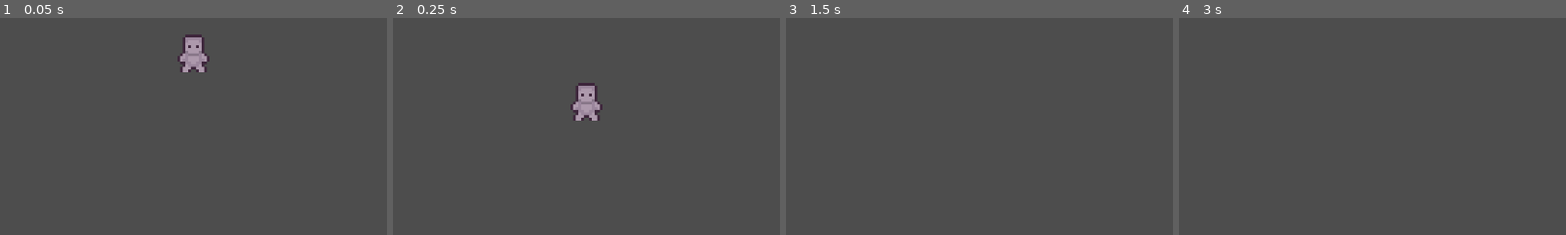
Above: before the commit, frames 1-4 (left to right).
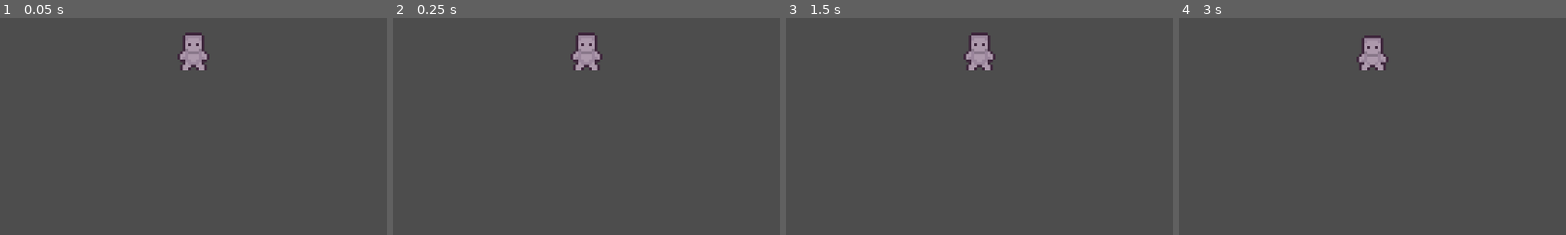
Above: after the commit, the same moments.

Repository: MelissaLiao753/game_underwater_museum
Game: Godot game, scene res://level_1.tscn
Same seed, same stepped clock (60 frames per second), same inputs: the game is played once before the commit and once after it.
Inputs:
- Up to frame 1 (0.05 s): no input
- Up to frame 2 (0.25 s): no input
- Up to frame 3 (1.5 s): tap Enter at 1.25 s
- Up to frame 4 (3 s): tap Space at 2 s; tap Enter at 2.75 s
The pictures show only the part of the screen within x 25-75%, y 42-92%; the shares and areas given below are measured in that part.

The runs differ from the first frame. In frame 1, 0.4% of the frame differs, in the area x 45-55%, y 6-25%; in frame 2, 2.1%, in the area x 45-55%, y 6-48%; in frame 3, 1.1%; in frame 4, 1.0%.

Commit message:
Added key bindings, added animation into the script, and made controls for a top-down game.
-Removed the jump function and changed the script to include moving up and down.
-Added key bindings for WASD along with arrow keys.
-Added animations triggered by a movement e.g "w" for up.

Diff:
--- a/game_underwater_museum/level_1.tscn
+++ b/game_underwater_museum/level_1.tscn
@@ -1,7 +1,7 @@
 [gd_scene format=3 uid="uid://bra7ddgf4q8iq"]
 
 [ext_resource type="PackedScene" uid="uid://cj86wua8uh7rc" path="res://menu_main.tscn" id="1_hn12h"]
-[ext_resource type="PackedScene" uid="uid://cydwvsd1ow4o2" path="res://player_test.tscn" id="2_ihfcg"]
+[ext_resource type="PackedScene" uid="uid://cydwvsd1ow4o2" path="res://player.tscn" id="2_ihfcg"]
 [ext_resource type="PackedScene" uid="uid://dtrp1gcf2hifv" path="res://enemy_test.tscn" id="3_rka8t"]
 
 [node name="level_1" type="Node2D" unique_id=1151538460]
--- a/game_underwater_museum/player_test.tscn
+++ b/game_underwater_museum/player.tscn
@@ -7,27 +7,33 @@
 [sub_resource type="GDScript" id="GDScript_wln50"]
 script/source = "extends CharacterBody2D
 
+@onready var animation: AnimatedSprite2D = $animation
+
 
 const SPEED = 300.0
-const JUMP_VELOCITY = -400.0
+
 
 
 func _physics_process(delta: float) -> void:
-	# Add the gravity.
-	if not is_on_floor():
-		velocity += get_gravity() * delta
-
-	# Handle jump.
-	if Input.is_action_just_pressed(\"ui_accept\") and is_on_floor():
-		velocity.y = JUMP_VELOCITY
-
 	# Get the input direction and handle the movement/deceleration.
 	# As good practice, you should replace UI actions with custom gameplay actions.
-	var direction := Input.get_axis(\"ui_left\", \"ui_right\")
-	if direction:
-		velocity.x = direction * SPEED
+	var direction := Input.get_vector(\"move_left\", \"move_right\", \"move_up\", \"move_down\")
+	if direction != Vector2.ZERO:
+		velocity = direction * SPEED
+		if direction.y > 0:
+			animation.play(\"walk_down\")
+		elif direction.y < 0:
+			animation.play(\"walk_up\")
+		elif direction.x > 0:
+			animation.flip_h = false
+			animation.play(\"walk_sideways_right\")
+		elif direction.x < 0:
+			animation.flip_h = true
+			animation.play(\"walk_sideways_right\")
+
 	else:
-		velocity.x = move_toward(velocity.x, 0, SPEED)
+		velocity = velocity.move_toward(Vector2.ZERO, SPEED)
+		animation.play(\"idle_front\")
 
 	move_and_slide()
 "
@@ -183,7 +189,7 @@
 "speed": 5.0
 }]
 
-[node name="player_test" type="CharacterBody2D" unique_id=2113074700]
+[node name="player" type="CharacterBody2D" unique_id=2113074700]
 script = SubResource("GDScript_wln50")
 
 [node name="CollisionShape2D" type="CollisionShape2D" parent="." unique_id=1381101051]
@@ -193,8 +199,8 @@
 zoom = Vector2(4, 4)
 position_smoothing_enabled = true
 
-[node name="AnimatedSprite2D" type="AnimatedSprite2D" parent="." unique_id=1281056155]
+[node name="animation" type="AnimatedSprite2D" parent="." unique_id=1281056155]
 z_index = 5
 sprite_frames = SubResource("SpriteFrames_psp7o")
-animation = &"idle_front"
+animation = &"walk_up"
 autoplay = "idle_front"
--- a/game_underwater_museum/project.godot
+++ b/game_underwater_museum/project.godot
@@ -18,6 +18,33 @@
 run/main_scene="uid://bra7ddgf4q8iq"
 config/features=PackedStringArray("4.7", "GL Compatibility")
 
+[input]
+
+move_left={
+"deadzone": 0.2,
+"events": [Object(InputEventKey,"resource_local_to_scene":false,"resource_name":"","device":-1,"window_id":0,"alt_pressed":false,"shift_pressed":false,"ctrl_pressed":false,"meta_pressed":false,"pressed":false,"keycode":0,"physical_keycode":65,"key_label":0,"unicode":97,"location":0,"echo":false,"script":null)
+, Object(InputEventKey,"resource_local_to_scene":false,"resource_name":"","device":-1,"window_id":0,"alt_pressed":false,"shift_pressed":false,"ctrl_pressed":false,"meta_pressed":false,"pressed":false,"keycode":0,"physical_keycode":4194319,"key_label":0,"unicode":0,"location":0,"echo":false,"script":null)
+]
+}
+move_right={
+"deadzone": 0.2,
+"events": [Object(InputEventKey,"resource_local_to_scene":false,"resource_name":"","device":-1,"window_id":0,"alt_pressed":false,"shift_pressed":false,"ctrl_pressed":false,"meta_pressed":false,"pressed":false,"keycode":0,"physical_keycode":68,"key_label":0,"unicode":100,"location":0,"echo":false,"script":null)
+, Object(InputEventKey,"resource_local_to_scene":false,"resource_name":"","device":-1,"window_id":0,"alt_pressed":false,"shift_pressed":false,"ctrl_pressed":false,"meta_pressed":false,"pressed":false,"keycode":0,"physical_keycode":4194321,"key_label":0,"unicode":0,"location":0,"echo":false,"script":null)
+]
+}
+move_up={
+"deadzone": 0.2,
+"events": [Object(InputEventKey,"resource_local_to_scene":false,"resource_name":"","device":-1,"window_id":0,"alt_pressed":false,"shift_pressed":false,"ctrl_pressed":false,"meta_pressed":false,"pressed":false,"keycode":0,"physical_keycode":87,"key_label":0,"unicode":119,"location":0,"echo":false,"script":null)
+, Object(InputEventKey,"resource_local_to_scene":false,"resource_name":"","device":-1,"window_id":0,"alt_pressed":false,"shift_pressed":false,"ctrl_pressed":false,"meta_pressed":false,"pressed":false,"keycode":0,"physical_keycode":4194320,"key_label":0,"unicode":0,"location":0,"echo":false,"script":null)
+]
+}
+move_down={
+"deadzone": 0.2,
+"events": [Object(InputEventKey,"resource_local_to_scene":false,"resource_name":"","device":-1,"window_id":0,"alt_pressed":false,"shift_pressed":false,"ctrl_pressed":false,"meta_pressed":false,"pressed":false,"keycode":0,"physical_keycode":83,"key_label":0,"unicode":115,"location":0,"echo":false,"script":null)
+, Object(InputEventKey,"resource_local_to_scene":false,"resource_name":"","device":-1,"window_id":0,"alt_pressed":false,"shift_pressed":false,"ctrl_pressed":false,"meta_pressed":false,"pressed":false,"keycode":0,"physical_keycode":4194322,"key_label":0,"unicode":0,"location":0,"echo":false,"script":null)
+]
+}
+
 [rendering]
 
 textures/canvas_textures/default_texture_filter=0
